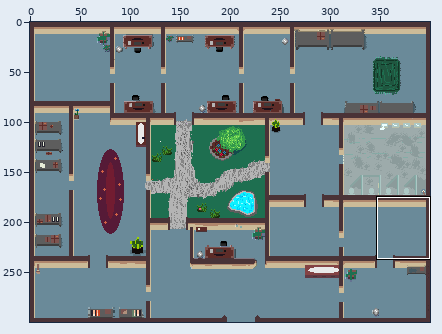
Two versions of one sprite sheet, Assets/Sprites/Walls.png. The picture above shows the old version from afar; the outline marks the close-up.
Close-up. As it was:
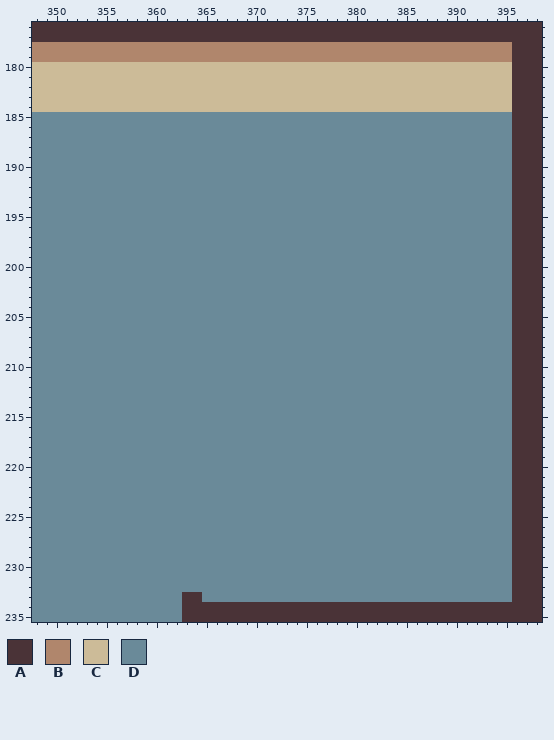
The file is 400x300 pixels. Colours within 5 levels of each other are drawn and written as one. Shown: x 348..398, y 176..235. The commit also changed other parts of the picture, which this record leaves out.
Palette (. is transparent): A #4a3337  B #b0866c  C #ccbb98  D #6a8a99
Pixels before (only the part around the change), first column x 348:
178 BBBBBBBBBBBBBBBBBBBBBBBBBBBBBBBBBBBBBBBBBBBBBBBBAAA
179 BBBBBBBBBBBBBBBBBBBBBBBBBBBBBBBBBBBBBBBBBBBBBBBBAAA
180 CCCCCCCCCCCCCCCCCCCCCCCCCCCCCCCCCCCCCCCCCCCCCCCCAAA
181 CCCCCCCCCCCCCCCCCCCCCCCCCCCCCCCCCCCCCCCCCCCCCCCCAAA
182 CCCCCCCCCCCCCCCCCCCCCCCCCCCCCCCCCCCCCCCCCCCCCCCCAAA
183 CCCCCCCCCCCCCCCCCCCCCCCCCCCCCCCCCCCCCCCCCCCCCCCCAAA
184 CCCCCCCCCCCCCCCCCCCCCCCCCCCCCCCCCCCCCCCCCCCCCCCCAAA
185 DDDDDDDDDDDDDDDDDDDDDDDDDDDDDDDDDDDDDDDDDDDDDDDDAAA
186 DDDDDDDDDDDDDDDDDDDDDDDDDDDDDDDDDDDDDDDDDDDDDDDDAAA
187 DDDDDDDDDDDDDDDDDDDDDDDDDDDDDDDDDDDDDDDDDDDDDDDDAAA
188 DDDDDDDDDDDDDDDDDDDDDDDDDDDDDDDDDDDDDDDDDDDDDDDDAAA
189 DDDDDDDDDDDDDDDDDDDDDDDDDDDDDDDDDDDDDDDDDDDDDDDDAAA
190 DDDDDDDDDDDDDDDDDDDDDDDDDDDDDDDDDDDDDDDDDDDDDDDDAAA
191 DDDDDDDDDDDDDDDDDDDDDDDDDDDDDDDDDDDDDDDDDDDDDDDDAAA
192 DDDDDDDDDDDDDDDDDDDDDDDDDDDDDDDDDDDDDDDDDDDDDDDDAAA
193 DDDDDDDDDDDDDDDDDDDDDDDDDDDDDDDDDDDDDDDDDDDDDDDDAAA
194 DDDDDDDDDDDDDDDDDDDDDDDDDDDDDDDDDDDDDDDDDDDDDDDDAAA
195 DDDDDDDDDDDDDDDDDDDDDDDDDDDDDDDDDDDDDDDDDDDDDDDDAAA
196 DDDDDDDDDDDDDDDDDDDDDDDDDDDDDDDDDDDDDDDDDDDDDDDDAAA
197 DDDDDDDDDDDDDDDDDDDDDDDDDDDDDDDDDDDDDDDDDDDDDDDDAAA
198 DDDDDDDDDDDDDDDDDDDDDDDDDDDDDDDDDDDDDDDDDDDDDDDDAAA
199 DDDDDDDDDDDDDDDDDDDDDDDDDDDDDDDDDDDDDDDDDDDDDDDDAAA
200 DDDDDDDDDDDDDDDDDDDDDDDDDDDDDDDDDDDDDDDDDDDDDDDDAAA
201 DDDDDDDDDDDDDDDDDDDDDDDDDDDDDDDDDDDDDDDDDDDDDDDDAAA
202 DDDDDDDDDDDDDDDDDDDDDDDDDDDDDDDDDDDDDDDDDDDDDDDDAAA
203 DDDDDDDDDDDDDDDDDDDDDDDDDDDDDDDDDDDDDDDDDDDDDDDDAAA
204 DDDDDDDDDDDDDDDDDDDDDDDDDDDDDDDDDDDDDDDDDDDDDDDDAAA
205 DDDDDDDDDDDDDDDDDDDDDDDDDDDDDDDDDDDDDDDDDDDDDDDDAAA
206 DDDDDDDDDDDDDDDDDDDDDDDDDDDDDDDDDDDDDDDDDDDDDDDDAAA
207 DDDDDDDDDDDDDDDDDDDDDDDDDDDDDDDDDDDDDDDDDDDDDDDDAAA
208 DDDDDDDDDDDDDDDDDDDDDDDDDDDDDDDDDDDDDDDDDDDDDDDDAAA
209 DDDDDDDDDDDDDDDDDDDDDDDDDDDDDDDDDDDDDDDDDDDDDDDDAAA
210 DDDDDDDDDDDDDDDDDDDDDDDDDDDDDDDDDDDDDDDDDDDDDDDDAAA
211 DDDDDDDDDDDDDDDDDDDDDDDDDDDDDDDDDDDDDDDDDDDDDDDDAAA
212 DDDDDDDDDDDDDDDDDDDDDDDDDDDDDDDDDDDDDDDDDDDDDDDDAAA
213 DDDDDDDDDDDDDDDDDDDDDDDDDDDDDDDDDDDDDDDDDDDDDDDDAAA
214 DDDDDDDDDDDDDDDDDDDDDDDDDDDDDDDDDDDDDDDDDDDDDDDDAAA
215 DDDDDDDDDDDDDDDDDDDDDDDDDDDDDDDDDDDDDDDDDDDDDDDDAAA
216 DDDDDDDDDDDDDDDDDDDDDDDDDDDDDDDDDDDDDDDDDDDDDDDDAAA
217 DDDDDDDDDDDDDDDDDDDDDDDDDDDDDDDDDDDDDDDDDDDDDDDDAAA
218 DDDDDDDDDDDDDDDDDDDDDDDDDDDDDDDDDDDDDDDDDDDDDDDDAAA
219 DDDDDDDDDDDDDDDDDDDDDDDDDDDDDDDDDDDDDDDDDDDDDDDDAAA
220 DDDDDDDDDDDDDDDDDDDDDDDDDDDDDDDDDDDDDDDDDDDDDDDDAAA
221 DDDDDDDDDDDDDDDDDDDDDDDDDDDDDDDDDDDDDDDDDDDDDDDDAAA
222 DDDDDDDDDDDDDDDDDDDDDDDDDDDDDDDDDDDDDDDDDDDDDDDDAAA
223 DDDDDDDDDDDDDDDDDDDDDDDDDDDDDDDDDDDDDDDDDDDDDDDDAAA
224 DDDDDDDDDDDDDDDDDDDDDDDDDDDDDDDDDDDDDDDDDDDDDDDDAAA
225 DDDDDDDDDDDDDDDDDDDDDDDDDDDDDDDDDDDDDDDDDDDDDDDDAAA
226 DDDDDDDDDDDDDDDDDDDDDDDDDDDDDDDDDDDDDDDDDDDDDDDDAAA
227 DDDDDDDDDDDDDDDDDDDDDDDDDDDDDDDDDDDDDDDDDDDDDDDDAAA
228 DDDDDDDDDDDDDDDDDDDDDDDDDDDDDDDDDDDDDDDDDDDDDDDDAAA
229 DDDDDDDDDDDDDDDDDDDDDDDDDDDDDDDDDDDDDDDDDDDDDDDDAAA
230 DDDDDDDDDDDDDDDDDDDDDDDDDDDDDDDDDDDDDDDDDDDDDDDDAAA
231 DDDDDDDDDDDDDDDDDDDDDDDDDDDDDDDDDDDDDDDDDDDDDDDDAAA
232 DDDDDDDDDDDDDDDDDDDDDDDDDDDDDDDDDDDDDDDDDDDDDDDDAAA
233 DDDDDDDDDDDDDDDAADDDDDDDDDDDDDDDDDDDDDDDDDDDDDDDAAA
234 DDDDDDDDDDDDDDDAAAAAAAAAAAAAAAAAAAAAAAAAAAAAAAAAAAA
235 DDDDDDDDDDDDDDDAAAAAAAAAAAAAAAAAAAAAAAAAAAAAAAAAAAA
The same view after the edit:
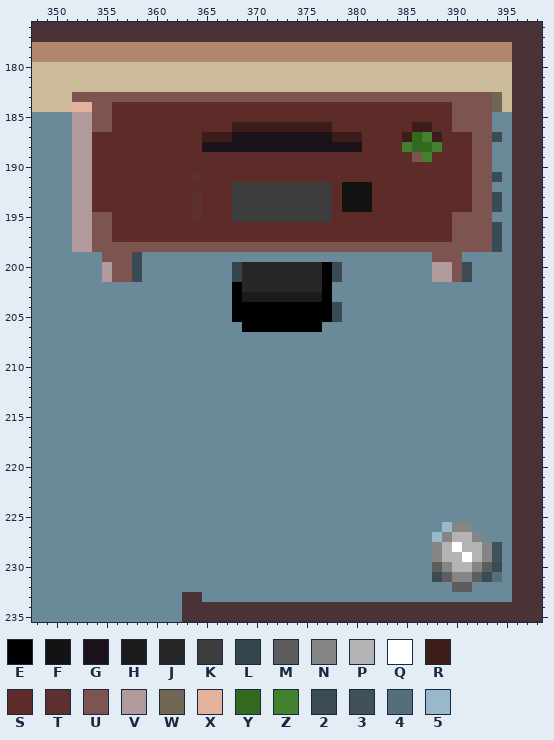
Colours new in this view: E #000000  F #131313  G #1c121c  H #1b1b1b  J #272727  K #3d3d3d  L #35454c  M #5d5d5d  N #858585  P #b4b4b4  Q #ffffff  R #3c1d19  S #5d2c28  T #5d3030  U #7d5450  V #b2999c  W #6f6653  X #e3b19c  Y #33691e  Z #44812e  2 #3a4b53  3 #405159  4 #556e7a  5 #9ab8cc
Changes in this commit:
y 183: x 352..394 CCCCCCCCCCCCCCCCCCCCCCCCCCCCCCCCCCCCCCCCCCC -> UUUUUUUUUUUUUUUUUUUUUUUUUUUUUUUUUUUUUUUUUUW
y 184: x 352..394 CCCCCCCCCCCCCCCCCCCCCCCCCCCCCCCCCCCCCCCCCCC -> XXUUSSSSSSSSSSSSSSSSSSSSSSSSSSSSSSSSSSUUUUW
y 185: x 352..393 DDDDDDDDDDDDDDDDDDDDDDDDDDDDDDDDDDDDDDDDDD -> VVUUSSSSSSSSSSSSSSSSSSSSSSSSSSSSSSSSSSUUUU
y 186: x 352..393 DDDDDDDDDDDDDDDDDDDDDDDDDDDDDDDDDDDDDDDDDD -> VVUUSSSSSSSSSSSSRRRRRRRRRRSSSSSSSSRRSSUUUU
y 187: x 352..394 DDDDDDDDDDDDDDDDDDDDDDDDDDDDDDDDDDDDDDDDDDD -> VVSSSSSSSSSSSRRRGGGGGGGGGGRRRSSSSRYZRSSSUU2
y 188: x 352..393 DDDDDDDDDDDDDDDDDDDDDDDDDDDDDDDDDDDDDDDDDD -> VVSSSSSSSSSSSGGGGGGGGGGGGGGGGSSSSZYYZSSSUU
y 189: x 352..393 DDDDDDDDDDDDDDDDDDDDDDDDDDDDDDDDDDDDDDDDDD -> VVSSSSSSSSSSSSSSSSSSSSSSSSSSSSSSSSUZSSSSUU
y 190: x 352..393 DDDDDDDDDDDDDDDDDDDDDDDDDDDDDDDDDDDDDDDDDD -> VVSSSSSSSSSSSSSSSSSSSSSSSSSSSSSSSSSSSSSSUU
y 191: x 352..394 DDDDDDDDDDDDDDDDDDDDDDDDDDDDDDDDDDDDDDDDDDD -> VVSSSSSSSSSSTSSSSSSSSSSSSSSSSSSSSSSSSSSSUU2
y 192: x 352..393 DDDDDDDDDDDDDDDDDDDDDDDDDDDDDDDDDDDDDDDDDD -> VVSSSSSSSSSSSSSSKKKKKKKKKKSFFFSSSSSSSSSSUU
y 193..194: x 352..394 DDDDDDDDDDDDDDDDDDDDDDDDDDDDDDDDDDDDDDDDDDD -> VVSSSSSSSSSSTSSSKKKKKKKKKKSFFFSSSSSSSSSSUU2
y 195: x 352..393 DDDDDDDDDDDDDDDDDDDDDDDDDDDDDDDDDDDDDDDDDD -> VVUUSSSSSSSSTSSSKKKKKKKKKKSSSSSSSSSSSSUUUU
y 196..197: x 352..394 DDDDDDDDDDDDDDDDDDDDDDDDDDDDDDDDDDDDDDDDDDD -> VVUUSSSSSSSSSSSSSSSSSSSSSSSSSSSSSSSSSSUUUU2
y 198: x 352..394 DDDDDDDDDDDDDDDDDDDDDDDDDDDDDDDDDDDDDDDDDDD -> VVUUUUUUUUUUUUUUUUUUUUUUUUUUUUUUUUUUUUUUUU2
y 199: x 355..358 DDDD -> UUU2; x 388..390 DDD -> UUU
y 200..201: x 355..358 DDDD -> VUU2; x 368..378 DDDDDDDDDDD -> LJJJJJJJJE2; x 388..391 DDDD -> VVU2
y 202: x 368..377 DDDDDDDDDD -> EJJJJJJJJE
y 203: x 368..377 DDDDDDDDDD -> EHHHHHHHHE
y 204..205: x 368..378 DDDDDDDDDDD -> EEEEEEEEEE2
y 206: x 369..376 DDDDDDDD -> EEEEEEEE
y 226: x 389..391 DDD -> 5NN
y 227: x 388..392 DDDDD -> 5NPPN
y 228: x 388..394 DDDDDDD -> NPQPPN3
y 229: x 388..394 DDDDDDD -> NPPQPN3
y 230: x 388..394 DDDDDDD -> MNPPNM2
y 231: x 388..394 DDDDDDD -> 2MNNM24
y 232: x 390..391 DD -> MM
